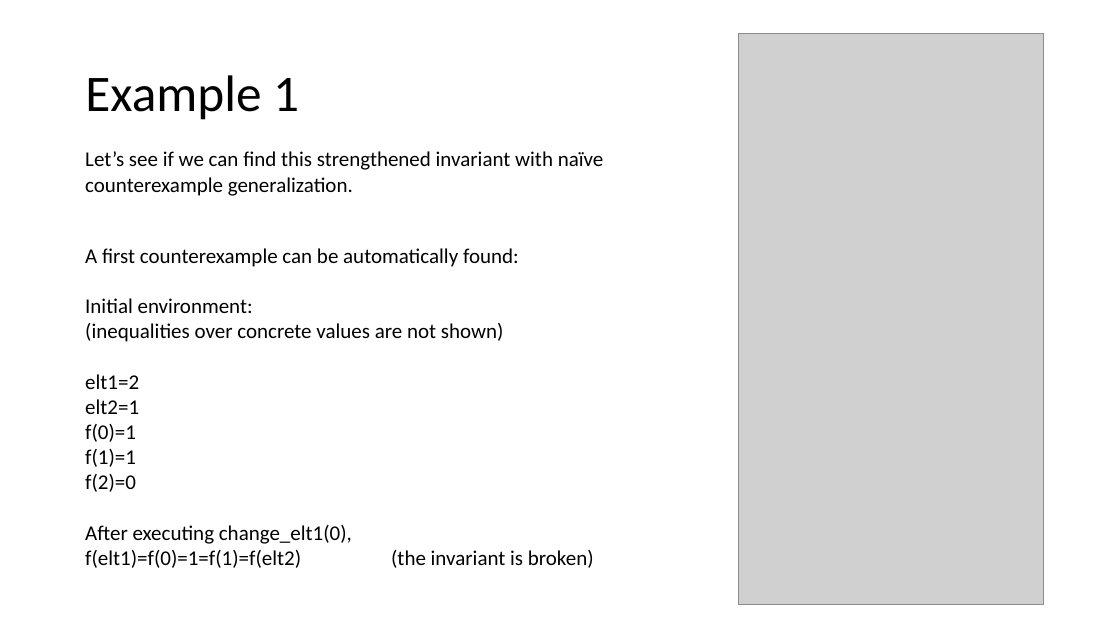
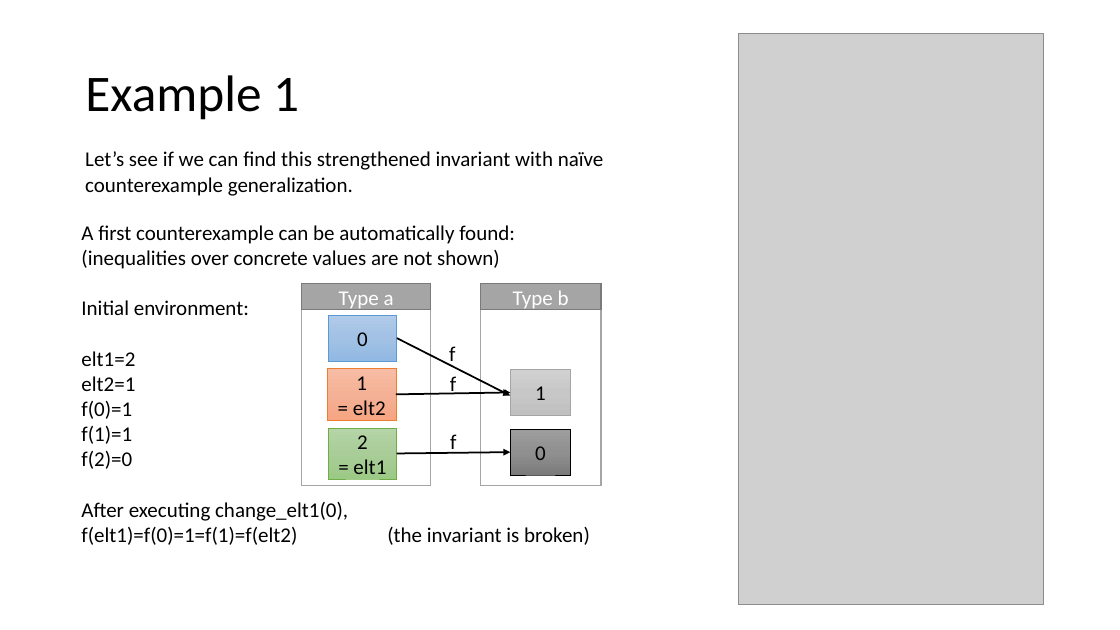
Before and after one commit to tjhance/ivy-research, a slide deck: slide 10 of invariant_synthesis/Invariant Synthesis.pptx. Drawn at 1120x630 pixels with LibreOffice and Linux fonts; fonts in the diff are those of the drawing; grey boxes stand for pictures. Boxes give left, top, right and bottom in pixels: in the first picture for what was removed or moved away, otherwise in the second. Text is boxed around its words. In the diff, an @@ line names an element or a change of style, - is before the commit and + after.

```diff
--- a/invariant_synthesis/Invariant Synthesis.pptx
+++ b/invariant_synthesis/Invariant Synthesis.pptx
@@ text "A first counterexample can be ...": place and size @@
-text "A first counterexample can be ..." at bbox=[85, 248, 594, 568]
+text "A first counterexample can be ..." at bbox=[81, 225, 590, 545]
@@ text at bbox=[81, 250, 500, 315]: text changed @@
-Initial environment:
-(inequalities over concrete values are not shown)
+(inequalities over concrete values are not shown)
+Initial environment:
@@ group added at bbox=[302, 284, 602, 486]: 9 rectangles, 3 arrows, 3 texts @@
+Type a
+1
+= elt2
+0
+Type b
+0
+f
+2
+= elt1
+1
+f
+f
```
Also in this commit, not shown: 4 other slides changed, 6 slides added, 1 slide removed.
